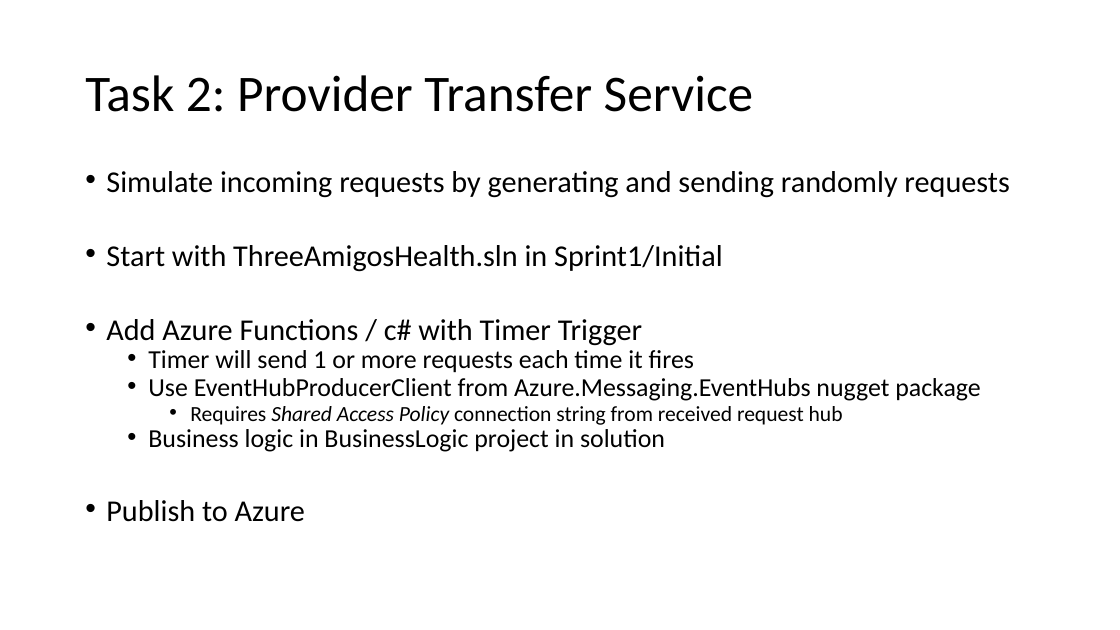
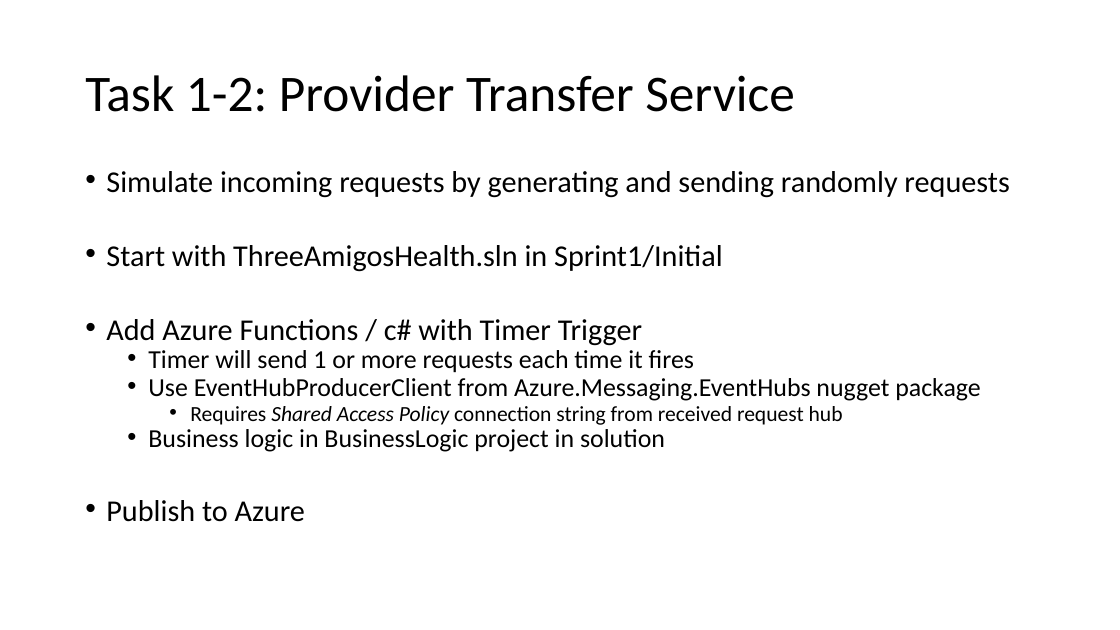
Before and after one commit to scottctr/EdaWorkshop, a slide deck: slide 21 of EventDrivenArchitectureWorkshop.pptx. Drawn at 1120x630 pixels with LibreOffice and Linux fonts; fonts in the diff are those of the drawing. Boxes give left, top, right and bottom in pixels: in the first picture for what was removed or moved away, otherwise in the second. Text is boxed around its words. In the diff, an @@ line names an element or a change of style, - is before the commit and + after.

Commit message:
Latest presentation changes

```diff
--- a/EventDrivenArchitectureWorkshop.pptx
+++ b/EventDrivenArchitectureWorkshop.pptx
@@ title at box(85, 75, 794, 112): text changed @@
-Task 2: Provider Transfer Service
+Task 1-2: Provider Transfer Service
```
Also in this commit, not shown: 6 other slides changed, 12 slides added, 1 other file.
